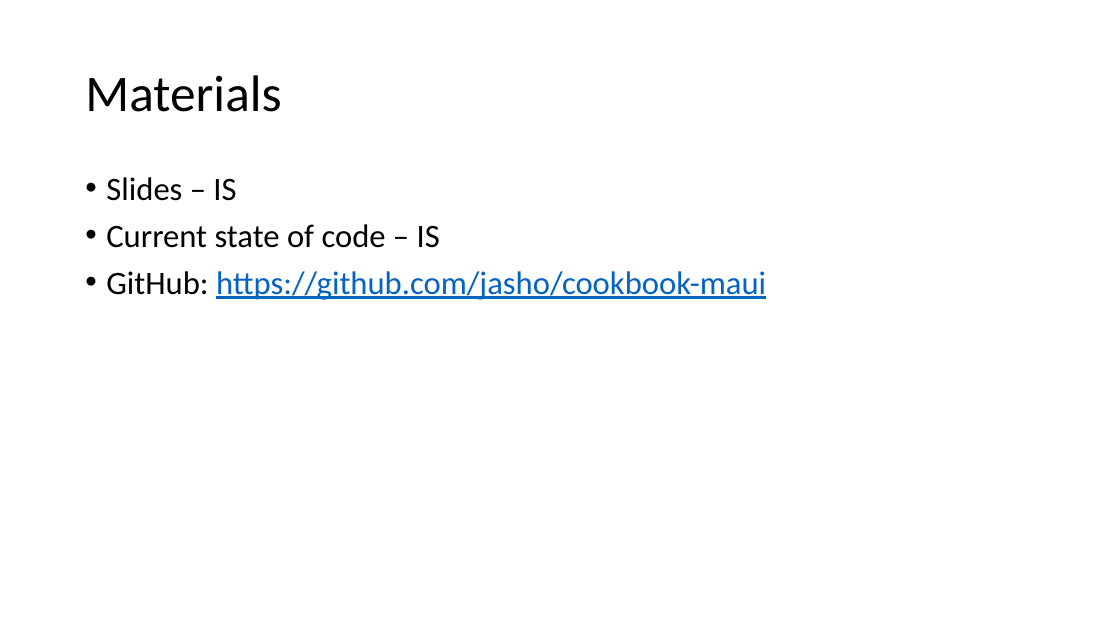
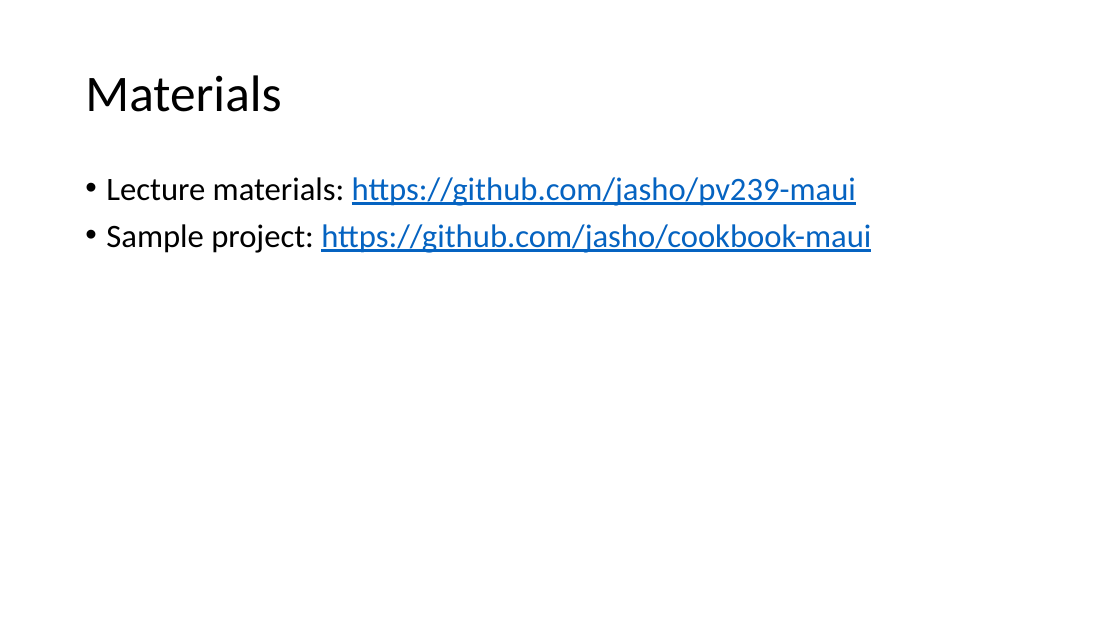
Before and after one commit to jasho/pv239-maui, a slide deck: slide 32 of Lecture/PV239-NET-MAUI.pptx (slide 39 before the commit). Drawn at 1120x630 pixels with LibreOffice and Linux fonts; fonts in the diff are those of the drawing. Boxes give left, top, right and bottom in pixels: in the first picture for what was removed or moved away, otherwise in the second. Text is boxed around its words. In the diff, an @@ line names an element or a change of style, - is before the commit and + after.

```diff
--- a/Lecture/PV239-NET-MAUI.pptx
+++ b/Lecture/PV239-NET-MAUI.pptx
@@ text at (x1=106, y1=177, x2=871, y2=253): text changed @@
-• Slides – IS
-• Current state of code – IS
-• GitHub: https://github.com/jasho/cookbook-maui
+• Lecture materials: https://github.com/jasho/pv239-maui
+• Sample project: https://github.com/jasho/cookbook-maui
```
Also in this commit, not shown: 11 other slides changed, 1 slide added, 8 slides removed.
